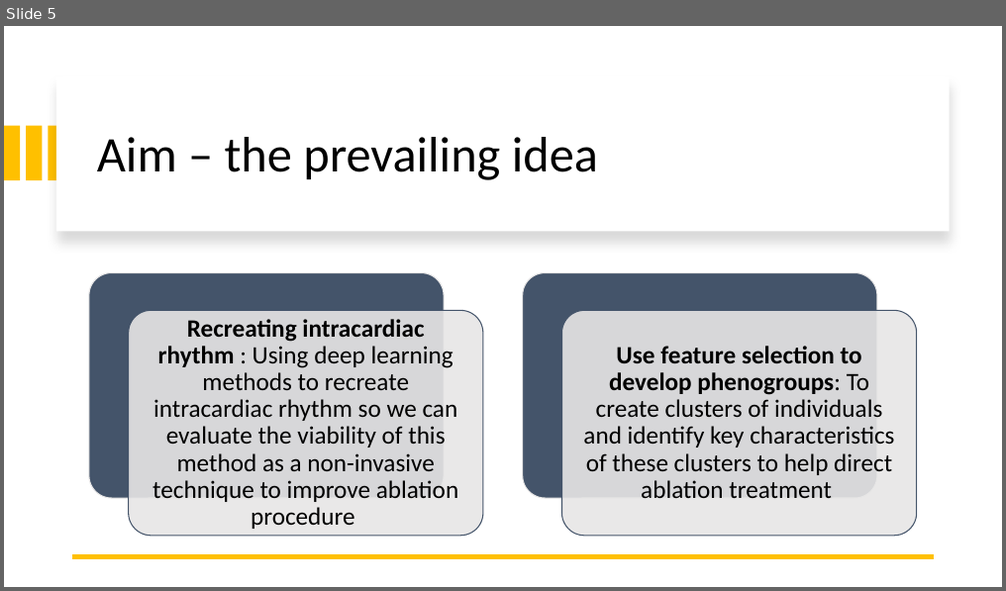
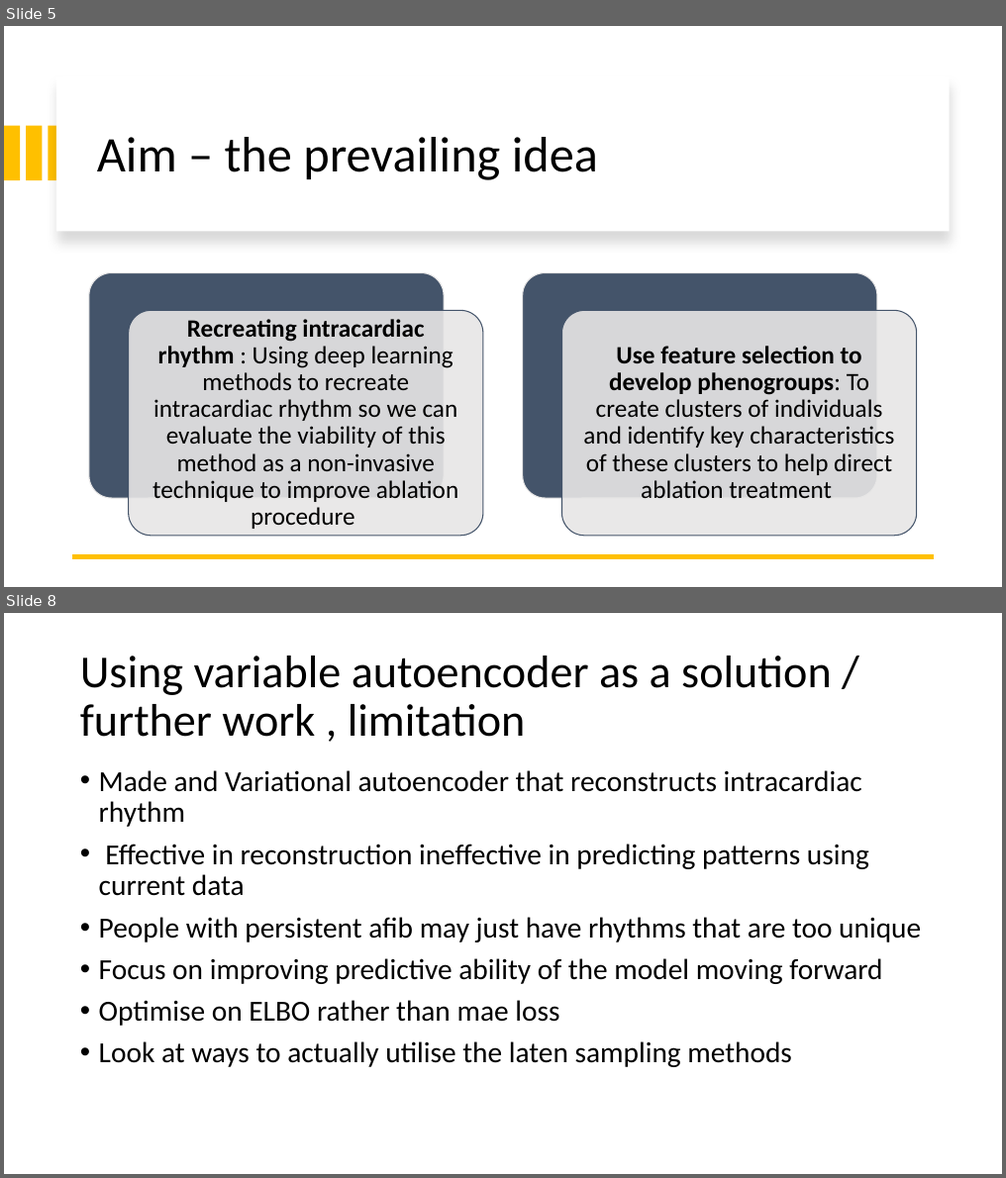
Before and after one commit to omare334/CVD_project, a slide deck: Phenogrouping patients with atrial fibrillation undergoing catheter ablation.pptx. Shown one above the other, each under a label of ours: slide 5 before the commit, slides 5 and 8 after it; the slides between them are not shown. The pictures are 1006x591 and 1006x1178 pixels, drawn with LibreOffice and Linux fonts; fonts in the diff are those of the drawing. Boxes give left, top, right and bottom in pixels: in the first picture for what was removed or moved away, otherwise in the second. Text is boxed around its words. In the diff, an @@ line names an element or a change of style, - is before the commit and + after.

```diff
--- a/Phenogrouping patients with atrial fibrillation undergoing catheter ablation.pptx
+++ b/Phenogrouping patients with atrial fibrillation undergoing catheter ablation.pptx
@@ slide 8 added at (4, 613, 1002, 1174), background #FFFFFF @@
@@ title added at (80, 656, 832, 737), 44 pt, text #000000 @@
+Using variable autoencoder as a solution / further work , limitation
@@ text added at (99, 770, 921, 1067), 28 pt, text #000000 @@
+• Made and Variational autoencoder that reconstructs intracardiac rhythm
+• Effective in reconstruction ineffective in predicting patterns using current data
+• People with persistent afib may just have rhythms that are too unique
+• Focus on improving predictive ability of the model moving forward
+• Optimise on ELBO rather than mae loss
+• Look at ways to actually utilise the laten sampling methods
```
Also in this commit, not shown: 1 slide changed, 3 other slides added, 1 slide removed, 7 other files.
